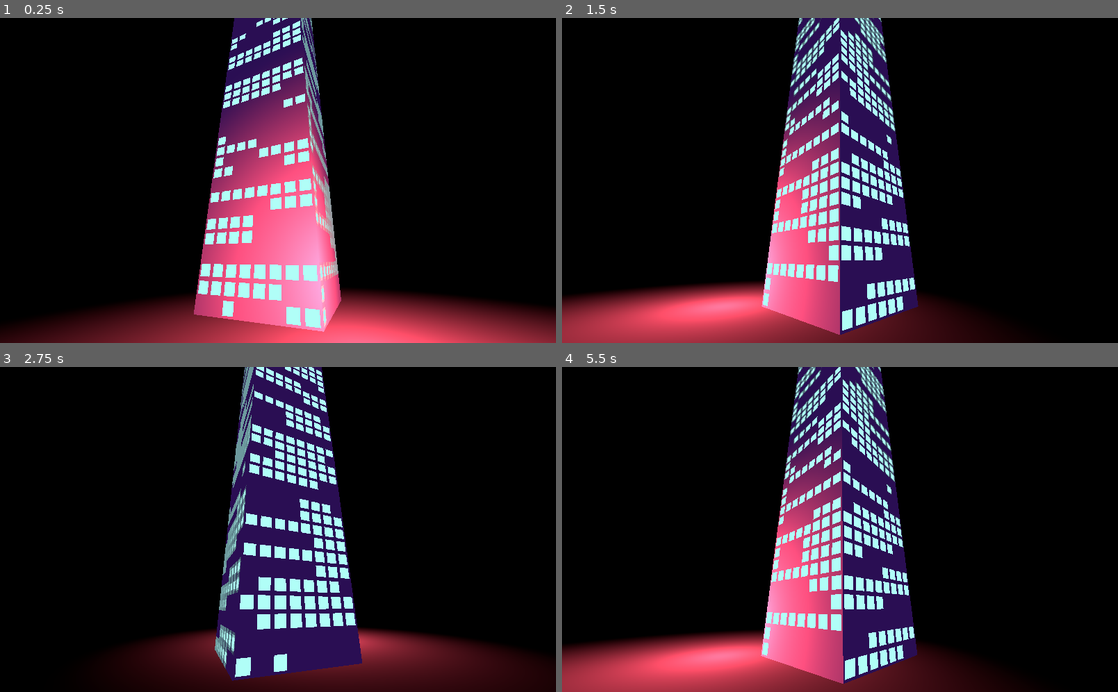
Above: before the commit, frames 1-4 (two rows, left to right).
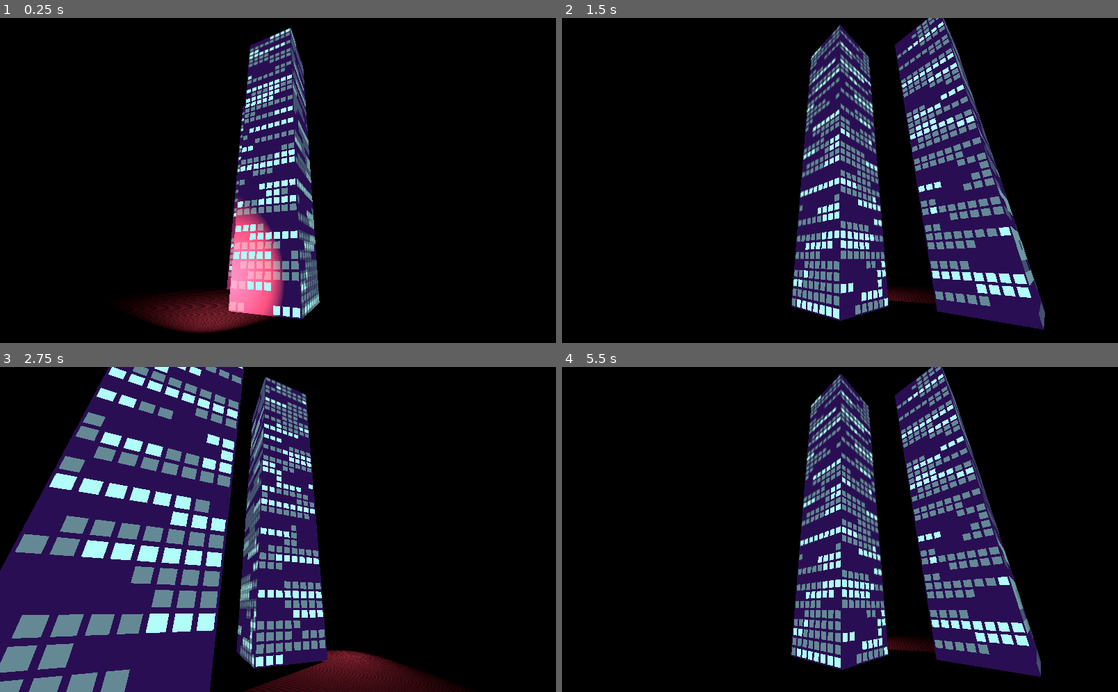
Above: after the commit, the same moments.

Repository: CluckeyMcCormick/ncg2
Game: Godot game, scene res://Main.tscn
Same seed, same stepped clock (60 frames per second), same inputs: the game is played once before the commit and once after it.
Inputs:
- Up to frame 1 (0.25 s): no input
- Up to frame 2 (1.5 s): no input
- Up to frame 3 (2.75 s): no input
- Up to frame 4 (5.5 s): no input

The runs differ from the first frame. In frame 1, 28% of the frame differs, in the area x 0-100%, y 0-100%; in frame 2, 40%; in frame 3, 54%; in frame 4, 39%.

Commit message:
Use partial transparencies to create "dim" windows
I was happy with how the shaders were working, but I wasn't happy with
the windows. I could see (or felt like I was seeing) repeating
patterns in the windows. I also felt like the texture was somewhat
bland. The original Neon City Generator had dim windows in addition to
the regular windows, so I decided to implement those.

This had always been the plan - that's why the script windows were
called 'A' to differentiate them from the 'B' semi-transparent series.
I more or less lifted the code from the original Neon City project,
and it already looks much better!

I also increased the window-texture size to 64x64, because that what
the original Neon City used. I think. Whether that's an accurate
conception or not doesn't matter too much, because I think the 64x64
texture looks much better. It's harder to notice any distinct pattern.

Now for a different problem: our shader only does one light at a time!
I don't know why that's happening. Multiple lights are critical for
this project, so we'll need to sort this issue out!

Diff:
--- a/AutoBuilding.gd
+++ b/AutoBuilding.gd
@@ -5,13 +5,13 @@
 const PolyGen = preload("res://util/PolyGen.gd")
 
 # We assume that the 'window texture' is made up of a square of cells. How many
-# cells make up one length of the image? This should be 32, but we're not going
+# cells make up one length of the image? This should be 64, but we're not going
 # to take that for granted.
-const WINDOW_CELL_LEN = 32
+const WINDOW_CELL_LEN = 64
 # We measure each building by the number of 'cells' - in other words, the
 # windows. So we need to know how big, in world units, each cell is. Turns out,
 # Godot makes it so that each texture automatically sizes itself to one world
-# unit. Since our texture SHOULD be 32 cells by 32 cells, one world unit divided
+# unit. Since our texture SHOULD be 64 cells by 64 cells, one world unit divided
 # by WINDOW_CELL_LEN gets us the measure of a cell in the world.
 const WINDOW_UV_SIZE = 1.0 / WINDOW_CELL_LEN
 # Because we're using a texture for the top of the building, we have to pull
--- a/Main.tscn
+++ b/Main.tscn
@@ -6,10 +6,108 @@
 
 [sub_resource type="PlaneMesh" id=1]
 
+[sub_resource type="ArrayMesh" id=2]
+surfaces/0 = {
+"aabb": AABB( -0.0625, 0, -0.0625, 0.125, 0.65625, 9.99868e-06 ),
+"array_data": PoolByteArray( 0, 0, 128, 189, 0, 0, 0, 0, 0, 0, 128, 189, 0, 0, 129, 0, 127, 0, 0, 129, 0, 164, 160, 185, 0, 0, 128, 61, 0, 0, 40, 63, 0, 0, 128, 189, 0, 0, 129, 0, 127, 0, 0, 129, 0, 47, 112, 189, 0, 0, 128, 189, 0, 0, 40, 63, 0, 0, 128, 189, 0, 0, 129, 0, 127, 0, 0, 129, 0, 164, 112, 189, 0, 0, 128, 189, 0, 0, 0, 0, 0, 0, 128, 189, 0, 0, 129, 0, 127, 0, 0, 129, 0, 164, 160, 185, 0, 0, 128, 61, 0, 0, 0, 0, 0, 0, 128, 189, 0, 0, 129, 0, 127, 0, 0, 129, 0, 47, 160, 185, 0, 0, 128, 61, 0, 0, 40, 63, 0, 0, 128, 189, 0, 0, 129, 0, 127, 0, 0, 129, 0, 47, 112, 189 ),
+"array_index_data": PoolByteArray(  ),
+"blend_shape_data": [  ],
+"format": 97303,
+"index_count": 0,
+"material": ExtResource( 5 ),
+"primitive": 4,
+"skeleton_aabb": [  ],
+"vertex_count": 6
+}
+
+[sub_resource type="ArrayMesh" id=3]
+surfaces/0 = {
+"aabb": AABB( -0.0625, 0, 0.0625, 0.125, 0.65626, 9.99868e-06 ),
+"array_data": PoolByteArray( 0, 0, 128, 189, 0, 0, 40, 63, 0, 0, 128, 61, 0, 0, 127, 0, 127, 0, 0, 127, 0, 56, 192, 188, 0, 0, 128, 61, 0, 0, 0, 0, 0, 0, 128, 61, 0, 0, 127, 0, 127, 0, 0, 127, 0, 57, 64, 184, 0, 0, 128, 189, 0, 0, 0, 0, 0, 0, 128, 61, 0, 0, 127, 0, 127, 0, 0, 127, 0, 56, 64, 184, 0, 0, 128, 189, 0, 0, 40, 63, 0, 0, 128, 61, 0, 0, 127, 0, 127, 0, 0, 127, 0, 56, 192, 188, 0, 0, 128, 61, 0, 0, 40, 63, 0, 0, 128, 61, 0, 0, 127, 0, 127, 0, 0, 127, 0, 57, 192, 188, 0, 0, 128, 61, 0, 0, 0, 0, 0, 0, 128, 61, 0, 0, 127, 0, 127, 0, 0, 127, 0, 57, 64, 184 ),
+"array_index_data": PoolByteArray(  ),
+"blend_shape_data": [  ],
+"format": 97303,
+"index_count": 0,
+"material": ExtResource( 5 ),
+"primitive": 4,
+"skeleton_aabb": [  ],
+"vertex_count": 6
+}
+
+[sub_resource type="ArrayMesh" id=4]
+surfaces/0 = {
+"aabb": AABB( 0.0625, 0, -0.0625, 9.99868e-06, 0.65625, 0.125 ),
+"array_data": PoolByteArray( 0, 0, 128, 61, 0, 0, 0, 0, 0, 0, 128, 189, 127, 0, 0, 0, 0, 0, 127, 129, 96, 58, 128, 183, 0, 0, 128, 61, 0, 0, 40, 63, 0, 0, 128, 61, 127, 0, 0, 0, 0, 0, 127, 129, 96, 59, 128, 188, 0, 0, 128, 61, 0, 0, 40, 63, 0, 0, 128, 189, 127, 0, 0, 0, 0, 0, 127, 129, 96, 58, 128, 188, 0, 0, 128, 61, 0, 0, 0, 0, 0, 0, 128, 189, 127, 0, 0, 0, 0, 0, 127, 129, 96, 58, 128, 183, 0, 0, 128, 61, 0, 0, 0, 0, 0, 0, 128, 61, 127, 0, 0, 0, 0, 0, 127, 129, 96, 59, 128, 183, 0, 0, 128, 61, 0, 0, 40, 63, 0, 0, 128, 61, 127, 0, 0, 0, 0, 0, 127, 129, 96, 59, 128, 188 ),
+"array_index_data": PoolByteArray(  ),
+"blend_shape_data": [  ],
+"format": 97303,
+"index_count": 0,
+"material": ExtResource( 5 ),
+"primitive": 4,
+"skeleton_aabb": [  ],
+"vertex_count": 6
+}
+
+[sub_resource type="ArrayMesh" id=5]
+surfaces/0 = {
+"aabb": AABB( -0.0625, 0, -0.0625, 9.99868e-06, 0.65626, 0.125 ),
+"array_data": PoolByteArray( 0, 0, 128, 189, 0, 0, 40, 63, 0, 0, 128, 189, 129, 0, 0, 0, 0, 0, 127, 127, 192, 58, 144, 189, 0, 0, 128, 189, 0, 0, 0, 0, 0, 0, 128, 61, 129, 0, 0, 0, 0, 0, 127, 127, 192, 59, 224, 185, 0, 0, 128, 189, 0, 0, 0, 0, 0, 0, 128, 189, 129, 0, 0, 0, 0, 0, 127, 127, 192, 58, 224, 185, 0, 0, 128, 189, 0, 0, 40, 63, 0, 0, 128, 189, 129, 0, 0, 0, 0, 0, 127, 127, 192, 58, 144, 189, 0, 0, 128, 189, 0, 0, 40, 63, 0, 0, 128, 61, 129, 0, 0, 0, 0, 0, 127, 127, 192, 59, 144, 189, 0, 0, 128, 189, 0, 0, 0, 0, 0, 0, 128, 61, 129, 0, 0, 0, 0, 0, 127, 127, 192, 59, 224, 185 ),
+"array_index_data": PoolByteArray(  ),
+"blend_shape_data": [  ],
+"format": 97303,
+"index_count": 0,
+"material": ExtResource( 5 ),
+"primitive": 4,
+"skeleton_aabb": [  ],
+"vertex_count": 6
+}
+
+[sub_resource type="ArrayMesh" id=6]
+surfaces/0 = {
+"aabb": AABB( -0.0625, 0.65625, -0.0625, 0.125, 1.00136e-05, 0.125 ),
+"array_data": PoolByteArray( 0, 0, 128, 189, 0, 0, 40, 63, 0, 0, 128, 189, 0, 127, 0, 0, 127, 0, 0, 127, 0, 0, 0, 0, 0, 0, 128, 61, 0, 0, 40, 63, 0, 0, 128, 61, 0, 127, 0, 0, 127, 0, 0, 127, 0, 0, 0, 0, 0, 0, 128, 189, 0, 0, 40, 63, 0, 0, 128, 61, 0, 127, 0, 0, 127, 0, 0, 127, 0, 0, 0, 0, 0, 0, 128, 189, 0, 0, 40, 63, 0, 0, 128, 189, 0, 127, 0, 0, 127, 0, 0, 127, 0, 0, 0, 0, 0, 0, 128, 61, 0, 0, 40, 63, 0, 0, 128, 189, 0, 127, 0, 0, 127, 0, 0, 127, 0, 0, 0, 0, 0, 0, 128, 61, 0, 0, 40, 63, 0, 0, 128, 61, 0, 127, 0, 0, 127, 0, 0, 127, 0, 0, 0, 0 ),
+"array_index_data": PoolByteArray(  ),
+"blend_shape_data": [  ],
+"format": 97303,
+"index_count": 0,
+"material": ExtResource( 5 ),
+"primitive": 4,
+"skeleton_aabb": [  ],
+"vertex_count": 6
+}
+
+[sub_resource type="ArrayMesh" id=7]
+surfaces/0 = {
+"aabb": AABB( -0.0625, 0, -0.0625, 0.125, 0.65625, 9.99868e-06 ),
+"array_data": PoolByteArray( 0, 0, 128, 189, 0, 0, 0, 0, 0, 0, 128, 189, 0, 0, 129, 0, 127, 0, 0, 129, 128, 57, 128, 178, 0, 0, 128, 61, 0, 0, 40, 63, 0, 0, 128, 189, 0, 0, 129, 0, 127, 0, 0, 129, 128, 58, 224, 186, 0, 0, 128, 189, 0, 0, 40, 63, 0, 0, 128, 189, 0, 0, 129, 0, 127, 0, 0, 129, 128, 57, 224, 186, 0, 0, 128, 189, 0, 0, 0, 0, 0, 0, 128, 189, 0, 0, 129, 0, 127, 0, 0, 129, 128, 57, 128, 178, 0, 0, 128, 61, 0, 0, 0, 0, 0, 0, 128, 189, 0, 0, 129, 0, 127, 0, 0, 129, 128, 58, 128, 178, 0, 0, 128, 61, 0, 0, 40, 63, 0, 0, 128, 189, 0, 0, 129, 0, 127, 0, 0, 129, 128, 58, 224, 186 ),
+"array_index_data": PoolByteArray(  ),
+"blend_shape_data": [  ],
+"format": 97303,
+"index_count": 0,
+"material": ExtResource( 5 ),
+"primitive": 4,
+"skeleton_aabb": [  ],
+"vertex_count": 6
+}
+
+[sub_resource type="ArrayMesh" id=8]
+surfaces/0 = {
+"aabb": AABB( -0.0625, 0, 0.0625, 0.125, 0.65626, 9.99868e-06 ),
+"array_data": PoolByteArray( 0, 0, 128, 189, 0, 0, 40, 63, 0, 0, 128, 61, 0, 0, 127, 0, 127, 0, 0, 127, 0, 46, 112, 189, 0, 0, 128, 61, 0, 0, 0, 0, 0, 0, 128, 61, 0, 0, 127, 0, 127, 0, 0, 127, 0, 51, 160, 185, 0, 0, 128, 189, 0, 0, 0, 0, 0, 0, 128, 61, 0, 0, 127, 0, 127, 0, 0, 127, 0, 46, 160, 185, 0, 0, 128, 189, 0, 0, 40, 63, 0, 0, 128, 61, 0, 0, 127, 0, 127, 0, 0, 127, 0, 46, 112, 189, 0, 0, 128, 61, 0, 0, 40, 63, 0, 0, 128, 61, 0, 0, 127, 0, 127, 0, 0, 127, 0, 51, 112, 189, 0, 0, 128, 61, 0, 0, 0, 0, 0, 0, 128, 61, 0, 0, 127, 0, 127, 0, 0, 127, 0, 51, 160, 185 ),
+"array_index_data": PoolByteArray(  ),
+"blend_shape_data": [  ],
+"format": 97303,
+"index_count": 0,
+"material": ExtResource( 5 ),
+"primitive": 4,
+"skeleton_aabb": [  ],
+"vertex_count": 6
+}
+
 [sub_resource type="ArrayMesh" id=9]
 surfaces/0 = {
-"aabb": AABB( -0.125, 0, -0.125, 0.25, 1.3125, 9.99868e-06 ),
-"array_data": PoolByteArray( 0, 0, 0, 190, 0, 0, 0, 0, 0, 0, 0, 190, 0, 0, 129, 0, 127, 0, 0, 129, 0, 58, 0, 187, 0, 0, 0, 62, 0, 0, 168, 63, 0, 0, 0, 190, 0, 0, 129, 0, 127, 0, 0, 129, 0, 60, 96, 192, 0, 0, 0, 190, 0, 0, 168, 63, 0, 0, 0, 190, 0, 0, 129, 0, 127, 0, 0, 129, 0, 58, 96, 192, 0, 0, 0, 190, 0, 0, 0, 0, 0, 0, 0, 190, 0, 0, 129, 0, 127, 0, 0, 129, 0, 58, 0, 187, 0, 0, 0, 62, 0, 0, 0, 0, 0, 0, 0, 190, 0, 0, 129, 0, 127, 0, 0, 129, 0, 60, 0, 187, 0, 0, 0, 62, 0, 0, 168, 63, 0, 0, 0, 190, 0, 0, 129, 0, 127, 0, 0, 129, 0, 60, 96, 192 ),
+"aabb": AABB( 0.0625, 0, -0.0625, 9.99868e-06, 0.65625, 0.125 ),
+"array_data": PoolByteArray( 0, 0, 128, 61, 0, 0, 0, 0, 0, 0, 128, 189, 127, 0, 0, 0, 0, 0, 127, 129, 192, 56, 192, 181, 0, 0, 128, 61, 0, 0, 40, 63, 0, 0, 128, 61, 127, 0, 0, 0, 0, 0, 127, 129, 192, 57, 16, 188, 0, 0, 128, 61, 0, 0, 40, 63, 0, 0, 128, 189, 127, 0, 0, 0, 0, 0, 127, 129, 192, 56, 16, 188, 0, 0, 128, 61, 0, 0, 0, 0, 0, 0, 128, 189, 127, 0, 0, 0, 0, 0, 127, 129, 192, 56, 192, 181, 0, 0, 128, 61, 0, 0, 0, 0, 0, 0, 128, 61, 127, 0, 0, 0, 0, 0, 127, 129, 192, 57, 192, 181, 0, 0, 128, 61, 0, 0, 40, 63, 0, 0, 128, 61, 127, 0, 0, 0, 0, 0, 127, 129, 192, 57, 16, 188 ),
 "array_index_data": PoolByteArray(  ),
 "blend_shape_data": [  ],
 "format": 97303,
@@ -22,8 +120,8 @@
 
 [sub_resource type="ArrayMesh" id=10]
 surfaces/0 = {
-"aabb": AABB( -0.125, 0, 0.125, 0.25, 1.31251, 9.99868e-06 ),
-"array_data": PoolByteArray( 0, 0, 0, 190, 0, 0, 168, 63, 0, 0, 0, 62, 0, 0, 127, 0, 127, 0, 0, 127, 0, 50, 224, 191, 0, 0, 0, 62, 0, 0, 0, 0, 0, 0, 0, 62, 0, 0, 127, 0, 127, 0, 0, 127, 0, 55, 64, 185, 0, 0, 0, 190, 0, 0, 0, 0, 0, 0, 0, 62, 0, 0, 127, 0, 127, 0, 0, 127, 0, 50, 64, 185, 0, 0, 0, 190, 0, 0, 168, 63, 0, 0, 0, 62, 0, 0, 127, 0, 127, 0, 0, 127, 0, 50, 224, 191, 0, 0, 0, 62, 0, 0, 168, 63, 0, 0, 0, 62, 0, 0, 127, 0, 127, 0, 0, 127, 0, 55, 224, 191, 0, 0, 0, 62, 0, 0, 0, 0, 0, 0, 0, 62, 0, 0, 127, 0, 127, 0, 0, 127, 0, 55, 64, 185 ),
+"aabb": AABB( -0.0625, 0, -0.0625, 9.99868e-06, 0.65626, 0.125 ),
+"array_data": PoolByteArray( 0, 0, 128, 189, 0, 0, 40, 63, 0, 0, 128, 189, 129, 0, 0, 0, 0, 0, 127, 127, 128, 58, 0, 189, 0, 0, 128, 189, 0, 0, 0, 0, 0, 0, 128, 61, 129, 0, 0, 0, 0, 0, 127, 127, 128, 59, 192, 184, 0, 0, 128, 189, 0, 0, 0, 0, 0, 0, 128, 189, 129, 0, 0, 0, 0, 0, 127, 127, 128, 58, 192, 184, 0, 0, 128, 189, 0, 0, 40, 63, 0, 0, 128, 189, 129, 0, 0, 0, 0, 0, 127, 127, 128, 58, 0, 189, 0, 0, 128, 189, 0, 0, 40, 63, 0, 0, 128, 61, 129, 0, 0, 0, 0, 0, 127, 127, 128, 59, 0, 189, 0, 0, 128, 189, 0, 0, 0, 0, 0, 0, 128, 61, 129, 0, 0, 0, 0, 0, 127, 127, 128, 59, 192, 184 ),
 "array_index_data": PoolByteArray(  ),
 "blend_shape_data": [  ],
 "format": 97303,
@@ -36,36 +134,8 @@
 
 [sub_resource type="ArrayMesh" id=11]
 surfaces/0 = {
-"aabb": AABB( 0.125, 0, -0.125, 9.99868e-06, 1.3125, 0.25 ),
-"array_data": PoolByteArray( 0, 0, 0, 62, 0, 0, 0, 0, 0, 0, 0, 190, 127, 0, 0, 0, 0, 0, 127, 129, 128, 54, 128, 184, 0, 0, 0, 62, 0, 0, 168, 63, 0, 0, 0, 62, 127, 0, 0, 0, 0, 0, 127, 129, 64, 57, 128, 191, 0, 0, 0, 62, 0, 0, 168, 63, 0, 0, 0, 190, 127, 0, 0, 0, 0, 0, 127, 129, 128, 54, 128, 191, 0, 0, 0, 62, 0, 0, 0, 0, 0, 0, 0, 190, 127, 0, 0, 0, 0, 0, 127, 129, 128, 54, 128, 184, 0, 0, 0, 62, 0, 0, 0, 0, 0, 0, 0, 62, 127, 0, 0, 0, 0, 0, 127, 129, 64, 57, 128, 184, 0, 0, 0, 62, 0, 0, 168, 63, 0, 0, 0, 62, 127, 0, 0, 0, 0, 0, 127, 129, 64, 57, 128, 191 ),
-"array_index_data": PoolByteArray(  ),
-"blend_shape_data": [  ],
-"format": 97303,
-"index_count": 0,
-"material": ExtResource( 5 ),
-"primitive": 4,
-"skeleton_aabb": [  ],
-"vertex_count": 6
-}
-
-[sub_resource type="ArrayMesh" id=12]
-surfaces/0 = {
-"aabb": AABB( -0.125, 0, -0.125, 9.99868e-06, 1.31251, 0.25 ),
-"array_data": PoolByteArray( 0, 0, 0, 190, 0, 0, 168, 63, 0, 0, 0, 190, 129, 0, 0, 0, 0, 0, 127, 127, 128, 57, 224, 191, 0, 0, 0, 190, 0, 0, 0, 0, 0, 0, 0, 62, 129, 0, 0, 0, 0, 0, 127, 127, 128, 59, 64, 185, 0, 0, 0, 190, 0, 0, 0, 0, 0, 0, 0, 190, 129, 0, 0, 0, 0, 0, 127, 127, 128, 57, 64, 185, 0, 0, 0, 190, 0, 0, 168, 63, 0, 0, 0, 190, 129, 0, 0, 0, 0, 0, 127, 127, 128, 57, 224, 191, 0, 0, 0, 190, 0, 0, 168, 63, 0, 0, 0, 62, 129, 0, 0, 0, 0, 0, 127, 127, 128, 59, 224, 191, 0, 0, 0, 190, 0, 0, 0, 0, 0, 0, 0, 62, 129, 0, 0, 0, 0, 0, 127, 127, 128, 59, 64, 185 ),
-"array_index_data": PoolByteArray(  ),
-"blend_shape_data": [  ],
-"format": 97303,
-"index_count": 0,
-"material": ExtResource( 5 ),
-"primitive": 4,
-"skeleton_aabb": [  ],
-"vertex_count": 6
-}
-
-[sub_resource type="ArrayMesh" id=13]
-surfaces/0 = {
-"aabb": AABB( -0.125, 1.3125, -0.125, 0.25, 1.00136e-05, 0.25 ),
-"array_data": PoolByteArray( 0, 0, 0, 190, 0, 0, 168, 63, 0, 0, 0, 190, 0, 127, 0, 0, 127, 0, 0, 127, 0, 0, 0, 0, 0, 0, 0, 62, 0, 0, 168, 63, 0, 0, 0, 62, 0, 127, 0, 0, 127, 0, 0, 127, 0, 0, 0, 0, 0, 0, 0, 190, 0, 0, 168, 63, 0, 0, 0, 62, 0, 127, 0, 0, 127, 0, 0, 127, 0, 0, 0, 0, 0, 0, 0, 190, 0, 0, 168, 63, 0, 0, 0, 190, 0, 127, 0, 0, 127, 0, 0, 127, 0, 0, 0, 0, 0, 0, 0, 62, 0, 0, 168, 63, 0, 0, 0, 190, 0, 127, 0, 0, 127, 0, 0, 127, 0, 0, 0, 0, 0, 0, 0, 62, 0, 0, 168, 63, 0, 0, 0, 62, 0, 127, 0, 0, 127, 0, 0, 127, 0, 0, 0, 0 ),
+"aabb": AABB( -0.0625, 0.65625, -0.0625, 0.125, 1.00136e-05, 0.125 ),
+"array_data": PoolByteArray( 0, 0, 128, 189, 0, 0, 40, 63, 0, 0, 128, 189, 0, 127, 0, 0, 127, 0, 0, 127, 0, 0, 0, 0, 0, 0, 128, 61, 0, 0, 40, 63, 0, 0, 128, 61, 0, 127, 0, 0, 127, 0, 0, 127, 0, 0, 0, 0, 0, 0, 128, 189, 0, 0, 40, 63, 0, 0, 128, 61, 0, 127, 0, 0, 127, 0, 0, 127, 0, 0, 0, 0, 0, 0, 128, 189, 0, 0, 40, 63, 0, 0, 128, 189, 0, 127, 0, 0, 127, 0, 0, 127, 0, 0, 0, 0, 0, 0, 128, 61, 0, 0, 40, 63, 0, 0, 128, 189, 0, 127, 0, 0, 127, 0, 0, 127, 0, 0, 0, 0, 0, 0, 128, 61, 0, 0, 40, 63, 0, 0, 128, 61, 0, 127, 0, 0, 127, 0, 0, 127, 0, 0, 0, 0 ),
 "array_index_data": PoolByteArray(  ),
 "blend_shape_data": [  ],
 "format": 97303,
@@ -80,7 +150,7 @@
 script = ExtResource( 4 )
 
 [node name="AutoBuilding" type="Spatial" parent="."]
-transform = Transform( 8, -2.84217e-14, -5.08584e-07, 0, 8, 0, 5.08584e-07, 0, 8, -2.60649e-07, 5.96046e-08, 0 )
+transform = Transform( 10, -1.43584e-28, -6.3573e-07, 0, 10, -2.25857e-21, 6.3573e-07, 2.25857e-21, 10, -2.60649e-07, 5.96046e-08, 0 )
 script = ExtResource( 2 )
 building_material = ExtResource( 5 )
 len_y = 42
@@ -90,23 +160,53 @@
 material/0 = null
 
 [node name="ZNeg" type="MeshInstance" parent="AutoBuilding"]
+mesh = SubResource( 2 )
+material/0 = null
+
+[node name="ZPos" type="MeshInstance" parent="AutoBuilding"]
+mesh = SubResource( 3 )
+material/0 = null
+
+[node name="XNeg" type="MeshInstance" parent="AutoBuilding"]
+mesh = SubResource( 4 )
+material/0 = null
+
+[node name="XPos" type="MeshInstance" parent="AutoBuilding"]
+mesh = SubResource( 5 )
+material/0 = null
+
+[node name="YTop" type="MeshInstance" parent="AutoBuilding"]
+mesh = SubResource( 6 )
+material/0 = null
+
+[node name="AutoBuilding2" type="Spatial" parent="."]
+transform = Transform( 10, -1.43584e-28, -6.3573e-07, 0, 10, -2.25857e-21, 6.3573e-07, 2.25857e-21, 10, 1.5, 5.96046e-08, 2 )
+script = ExtResource( 2 )
+building_material = ExtResource( 5 )
+len_y = 42
+
+[node name="MeshInstance" type="MeshInstance" parent="AutoBuilding2"]
+mesh = SubResource( 1 )
+material/0 = null
+
+[node name="ZNeg" type="MeshInstance" parent="AutoBuilding2"]
+mesh = SubResource( 7 )
+material/0 = null
+
+[node name="ZPos" type="MeshInstance" parent="AutoBuilding2"]
+mesh = SubResource( 8 )
+material/0 = null
+
+[node name="XNeg" type="MeshInstance" parent="AutoBuilding2"]
 mesh = SubResource( 9 )
 material/0 = null
 
-[node name="ZPos" type="MeshInstance" parent="AutoBuilding"]
+[node name="XPos" type="MeshInstance" parent="AutoBuilding2"]
 mesh = SubResource( 10 )
 material/0 = null
 
-[node name="XNeg" type="MeshInstance" parent="AutoBuilding"]
+[node name="YTop" type="MeshInstance" parent="AutoBuilding2"]
 mesh = SubResource( 11 )
-material/0 = null
-
-[node name="XPos" type="MeshInstance" parent="AutoBuilding"]
-mesh = SubResource( 12 )
-material/0 = null
-
-[node name="YTop" type="MeshInstance" parent="AutoBuilding"]
-mesh = SubResource( 13 )
 material/0 = null
 
 [node name="Spin" type="Spatial" parent="."]
@@ -120,10 +220,20 @@
 
 [node name="OmniLight" type="OmniLight" parent="."]
 transform = Transform( 1, 0, 0, 0, 1, 0, 0, 0, 1, -1.5, 0.5, -1.5 )
+visible = false
 light_color = Color( 1, 0.309804, 0.411765, 1 )
 light_energy = 3.0
-omni_attenuation = 2.0
+shadow_enabled = true
+omni_attenuation = 1.68179
 
 [node name="Tween" type="Tween" parent="."]
 repeat = true
 playback/repeat = true
+
+[node name="SpotLight" type="SpotLight" parent="."]
+transform = Transform( -0.866026, 0, -0.5, 0, 1, 0, 0.5, 0, -0.866026, 0, 0.5, -2 )
+light_color = Color( 1, 0.309804, 0.411765, 1 )
+light_energy = 3.0
+shadow_enabled = true
+spot_attenuation = 2.0
+spot_angle_attenuation = 0.5
--- a/materials/BuildingMaterialLight.tres
+++ b/materials/BuildingMaterialLight.tres
@@ -1,7 +1,7 @@
 [gd_resource type="ShaderMaterial" load_steps=3 format=2]
 
 [ext_resource path="res://materials/LightWindowShader.tres" type="Shader" id=1]
-[ext_resource path="res://textures/no_edge_horizontal.png" type="Texture" id=2]
+[ext_resource path="res://textures/no_edge_horizontal64.png" type="Texture" id=2]
 
 [resource]
 shader = ExtResource( 1 )
--- a/materials/LightWindowShader.tres
+++ b/materials/LightWindowShader.tres
@@ -1,39 +1,39 @@
 [gd_resource type="VisualShader" load_steps=14 format=2]
 
-[sub_resource type="VisualShaderNodeInput" id=3]
+[sub_resource type="VisualShaderNodeInput" id=1]
 input_name = "attenuation"
 
-[sub_resource type="VisualShaderNodeVectorClamp" id=4]
+[sub_resource type="VisualShaderNodeVectorClamp" id=2]
 
-[sub_resource type="VisualShaderNodeVectorOp" id=5]
+[sub_resource type="VisualShaderNodeVectorOp" id=3]
 operator = 2
 
-[sub_resource type="VisualShaderNodeVectorInterp" id=6]
+[sub_resource type="VisualShaderNodeVectorInterp" id=4]
 
-[sub_resource type="VisualShaderNodeTextureUniform" id=13]
+[sub_resource type="VisualShaderNodeTextureUniform" id=5]
 uniform_name = "TextureUniform"
 color_default = 1
 
-[sub_resource type="VisualShaderNodeVectorScalarMix" id=14]
+[sub_resource type="VisualShaderNodeVectorScalarMix" id=6]
+
+[sub_resource type="VisualShaderNodeInput" id=7]
+input_name = "light"
 
 [sub_resource type="VisualShaderNodeInput" id=8]
-input_name = "light"
-
-[sub_resource type="VisualShaderNodeInput" id=16]
 input_name = "light_color"
 
-[sub_resource type="VisualShaderNodeVectorOp" id=17]
+[sub_resource type="VisualShaderNodeVectorOp" id=9]
 operator = 2
 
-[sub_resource type="VisualShaderNodeColorUniform" id=18]
+[sub_resource type="VisualShaderNodeColorUniform" id=10]
 uniform_name = "window_color"
 
-[sub_resource type="VisualShaderNodeColorUniform" id=9]
+[sub_resource type="VisualShaderNodeColorUniform" id=11]
 uniform_name = "dark_color"
 
-[sub_resource type="VisualShaderNodeDotProduct" id=11]
+[sub_resource type="VisualShaderNodeDotProduct" id=12]
 
-[sub_resource type="VisualShaderNodeInput" id=12]
+[sub_resource type="VisualShaderNodeInput" id=13]
 input_name = "normal"
 
 [resource]
Not shown: 1 places in Main.tscn that only renumber resources
Not shown: 1 places in materials/LightWindowShader.tres that only renumber resources
Binary file changed: scripts/16A_04.png
Binary file added: scripts/16B_01.png
Not shown, changed: scripts/16B_01.png.import
Binary file added: scripts/16B_02.png
Not shown, changed: scripts/16B_02.png.import
Binary file added: scripts/16B_03.png
Not shown, changed: scripts/16B_03.png.import
Binary file added: scripts/16B_04.png
Not shown, added: scripts/16B_04.png.import
Binary file added: scripts/16B_05.png
(and 13 more such lines)
